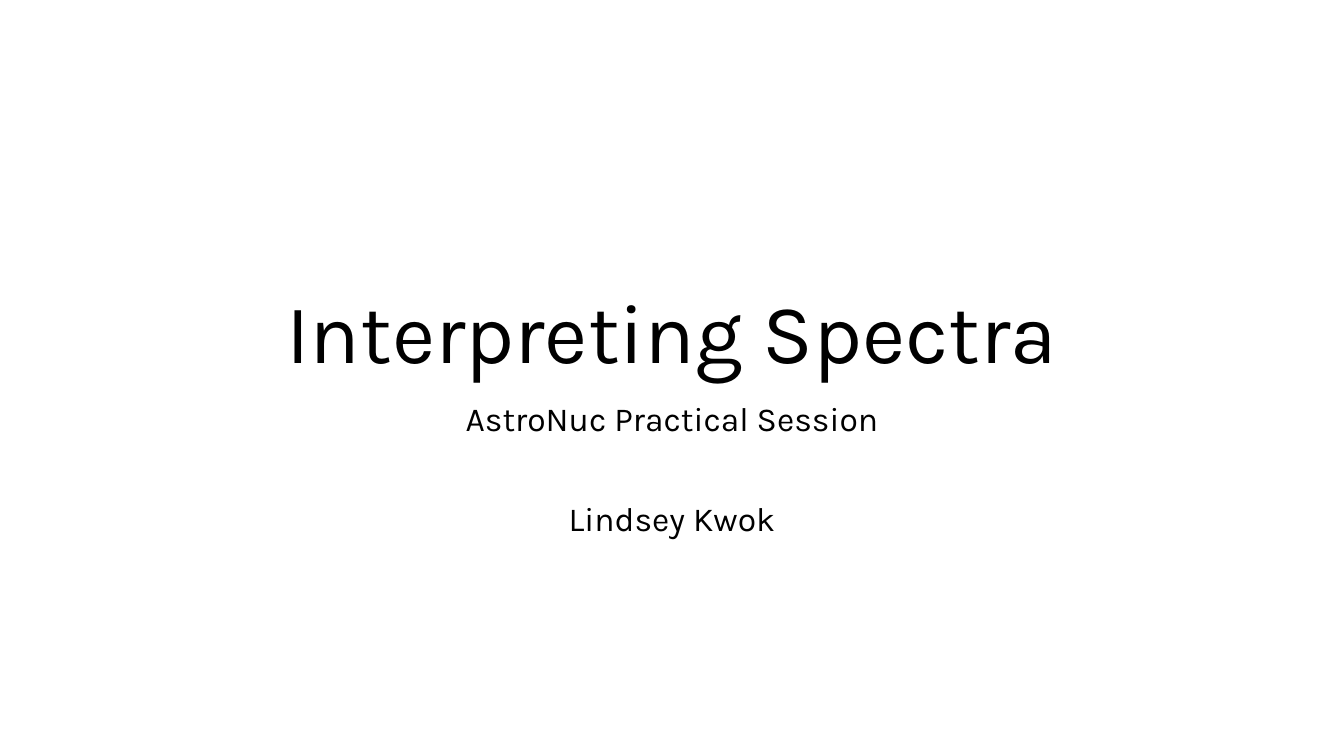
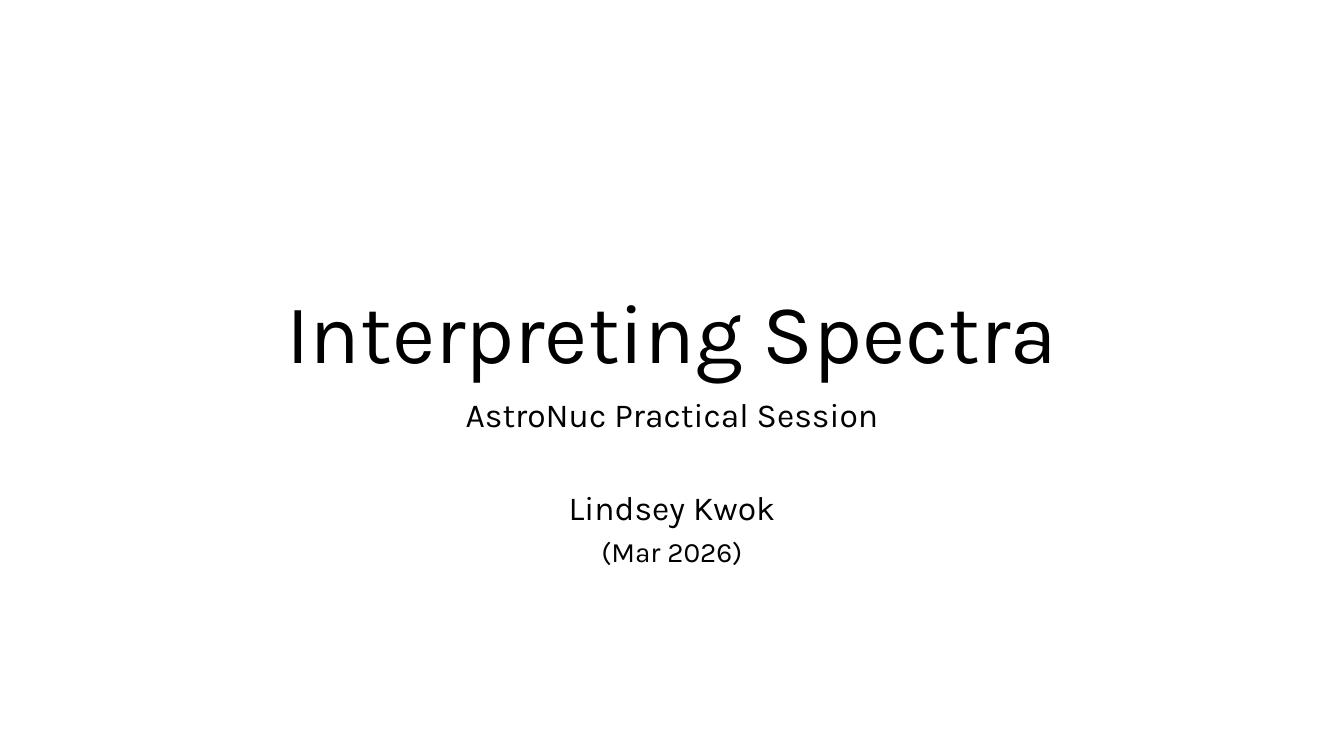
Before and after one commit to lindseykwok/AstroNuc2026_practical_session, a slide deck: slide 1 of practical_session_slides.pptx. Drawn at 1344x756 pixels with LibreOffice and Linux fonts; fonts in the diff are those of the drawing. Boxes give left, top, right and bottom in pixels: in the first picture for what was removed or moved away, otherwise in the second. Text is boxed around its words. In the diff, an @@ line names an element or a change of style, - is before the commit and + after.

```diff
--- a/practical_session_slides.pptx
+++ b/practical_session_slides.pptx
@@ subtitle at [466,404,878,529]: line spacing 0.9 to 0.8 @@
@@ subtitle at [601,541,742,565]: paragraph added @@
+(Mar 2026)
```
Also in this commit, not shown: 1 other slide changed, 6 slides added, 1 slide removed, 2 other files.
